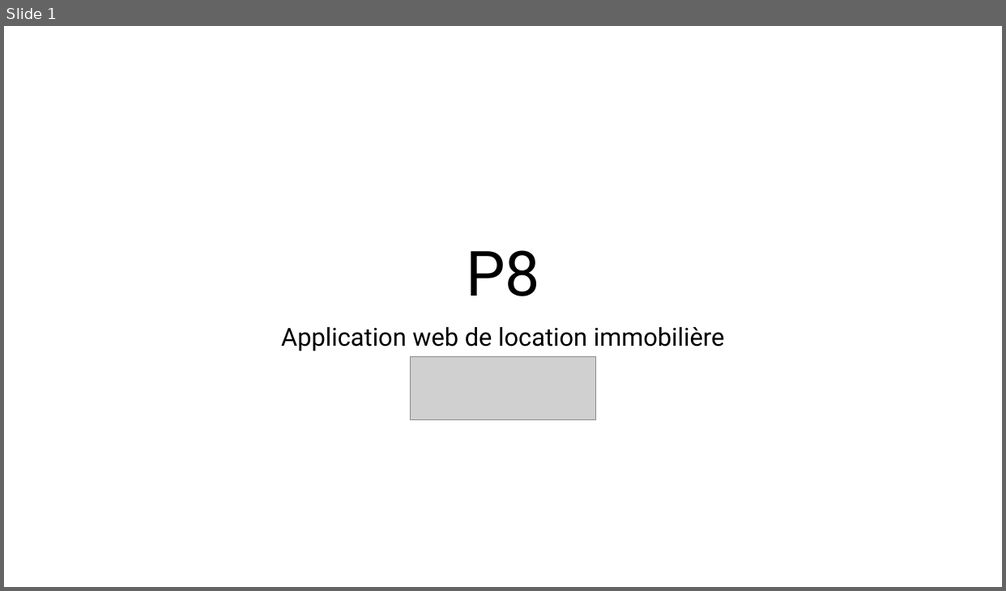
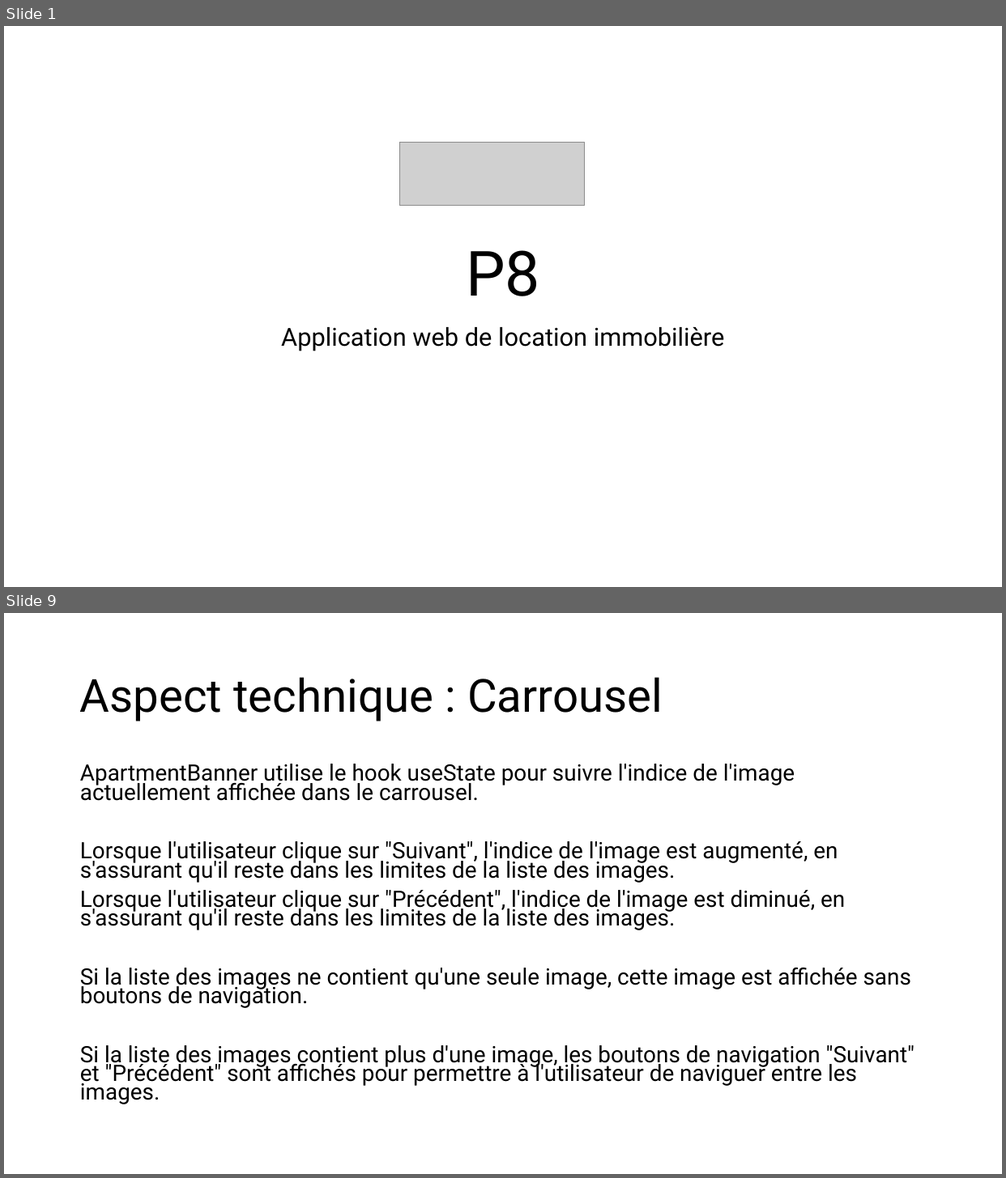
Before and after one commit to DylanMarioGilbert/P8, a slide deck: Présentation soutenance P8.pptx. Shown one above the other, each under a label of ours: slide 1 before the commit, slides 1 and 9 after it; the slides between them are not shown. The pictures are 1006x591 and 1006x1178 pixels, drawn with LibreOffice and Linux fonts; fonts in the diff are those of the drawing; grey boxes stand for pictures. Boxes give left, top, right and bottom in pixels: in the first picture for what was removed or moved away, otherwise in the second. Text is boxed around its words. In the diff, an @@ line names an element or a change of style, - is before the commit and + after.

```diff
--- a/Présentation soutenance P8.pptx
+++ b/Présentation soutenance P8.pptx
@@ slide 9 added at <box>4,613,1002,1174</box>, background #FFFFFF @@
@@ title added at <box>80,677,663,722</box>, 44 pt, text #000000 @@
+Aspect technique : Carrousel
@@ text added at <box>80,764,914,1105</box>, 21.7 pt, text #000000 @@
+ApartmentBanner utilise le hook useState pour suivre l'indice de l'image actuellement affichée dans le carrousel.
+Lorsque l'utilisateur clique sur "Suivant", l'indice de l'image est augmenté, en s'assurant qu'il reste dans les limites de la liste des images.
+Lorsque l'utilisateur clique sur "Précédent", l'indice de l'image est diminué, en s'assurant qu'il reste dans les limites de la liste des images.
+Si la liste des images ne contient qu'une seule image, cette image est affichée sans boutons de navigation.
+Si la liste des images contient plus d'une image, les boutons de navigation "Suivant" et "Précédent" sont affichés pour permettre à l'utilisateur de naviguer entre les images.
@@ slide 1 changed as well @@
@@ picture: place and size @@
-picture at <box>411,357,595,420</box>
+picture at <box>399,142,584,206</box>
```
Also in this commit, not shown: 7 other slides added, 4 other files.
